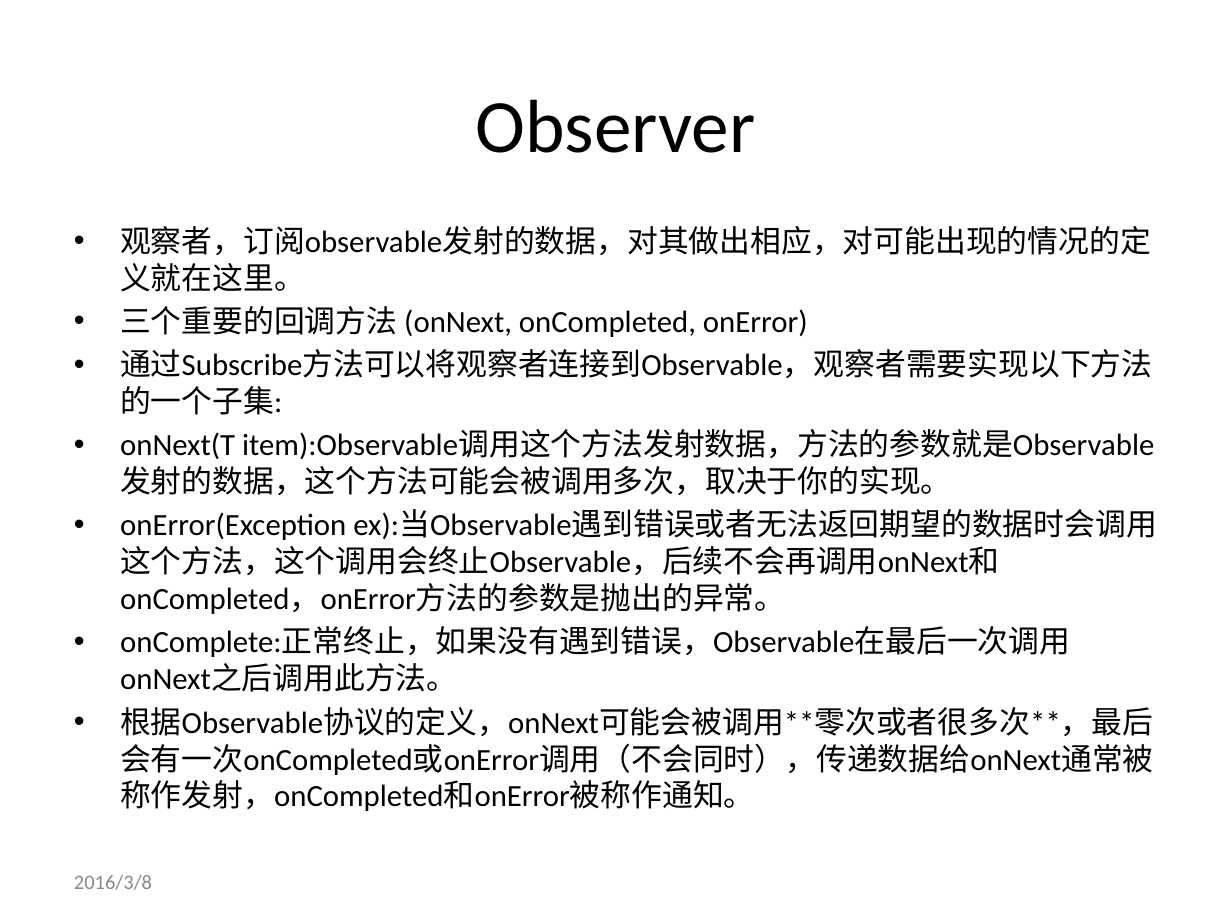
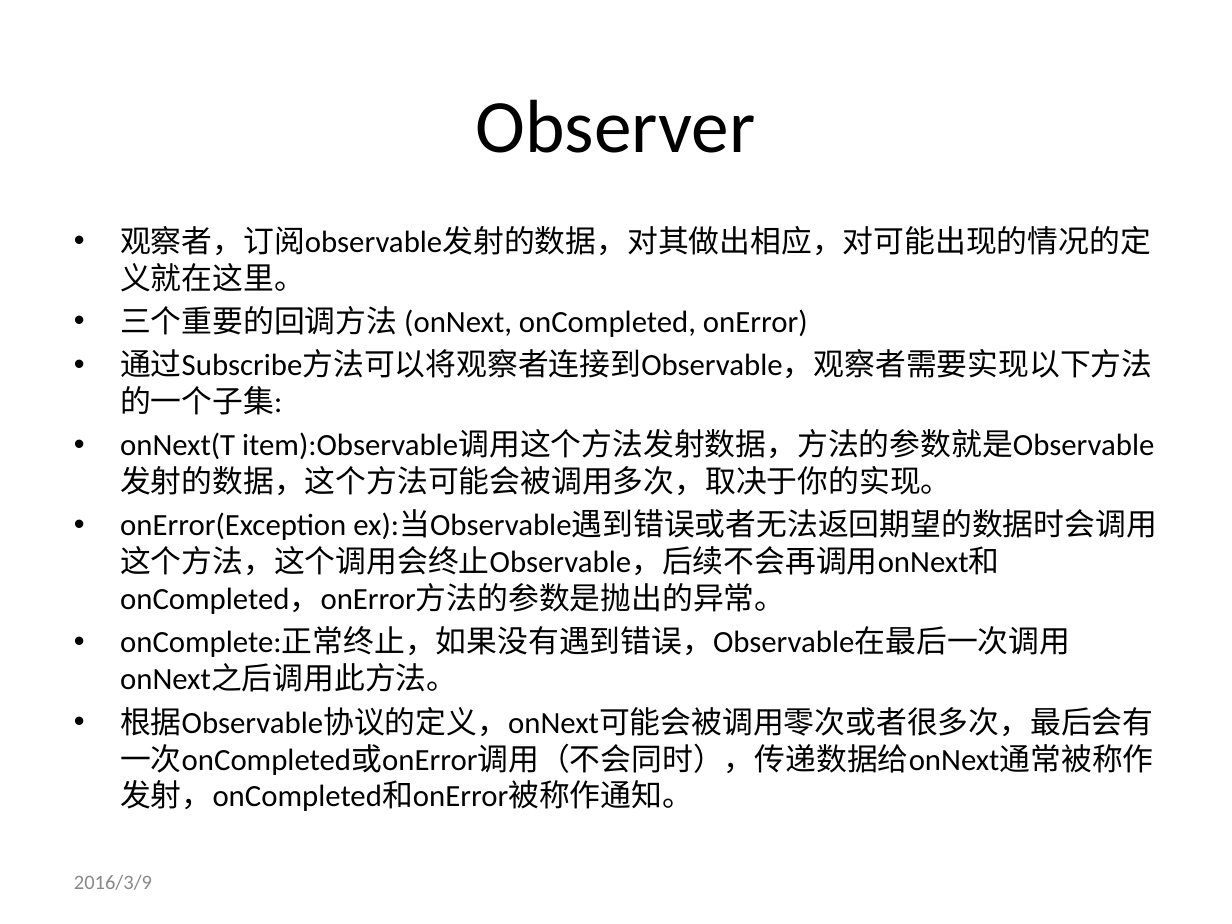
Before and after one commit to genglei-cuan/Study, a slide deck: slide 14 of notes/rxjava/RxJava简介.pptx (slide 13 before the commit). Drawn at 1232x924 pixels with LibreOffice and Linux fonts; fonts in the diff are those of the drawing; background and template pictures are left out. Boxes give left, top, right and bottom in pixels: in the first picture for what was removed or moved away, otherwise in the second. Text is boxed around its words. In the diff, an @@ line names an element or a change of style, - is before the commit and + after.

```diff
--- a/notes/rxjava/RxJava简介.pptx
+++ b/notes/rxjava/RxJava简介.pptx
@@ text at [120,707,1154,811]: text changed @@
-• 根据Observable协议的定义，onNext可能会被调用**零次或者很多次**，最后会有一次onCompleted或onError调用（不会同时），传递数据给onNext通常被称作发射，onCompleted和onError被称作通知。
+• 根据Observable协议的定义，onNext可能会被调用零次或者很多次，最后会有一次onCompleted或onError调用（不会同时），传递数据给onNext通常被称作发射，onCompleted和onError被称作通知。
@@ text at [74,875,152,890]: text changed @@
-2016/3/8
+2016/3/9
```
Also in this commit, not shown: 28 other slides changed, 2 slides added, 3 slides removed.
